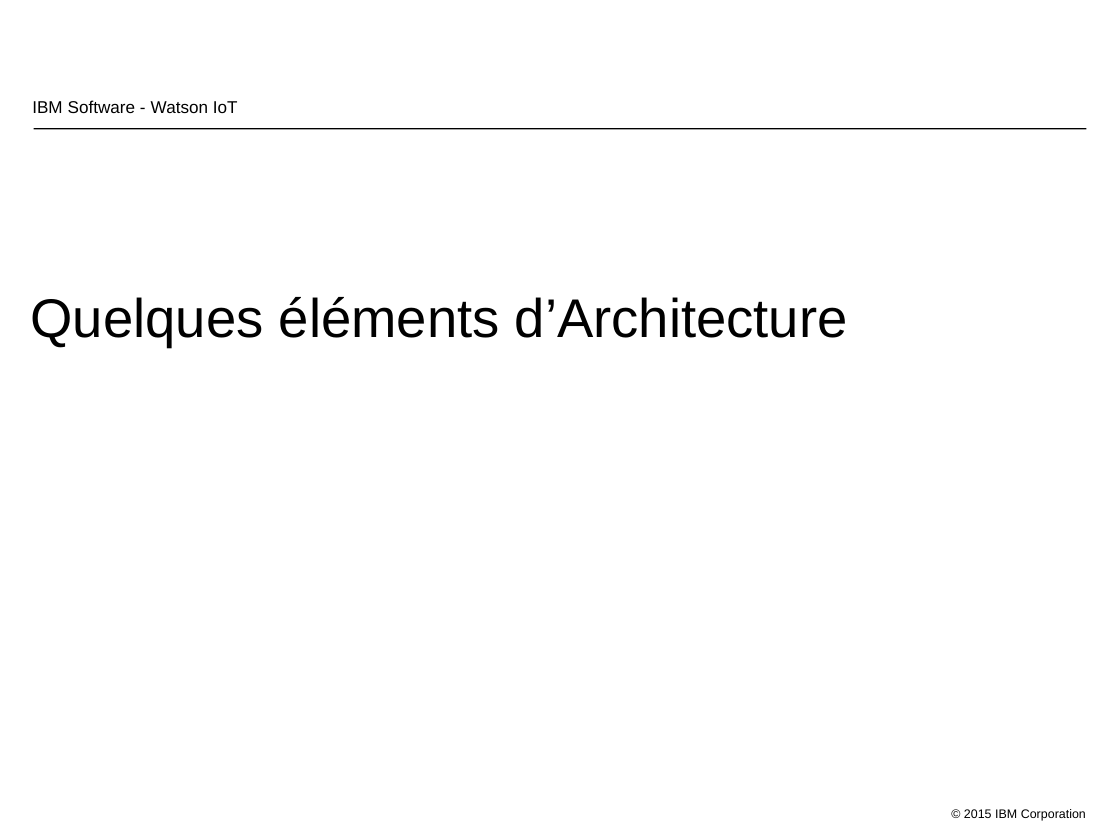
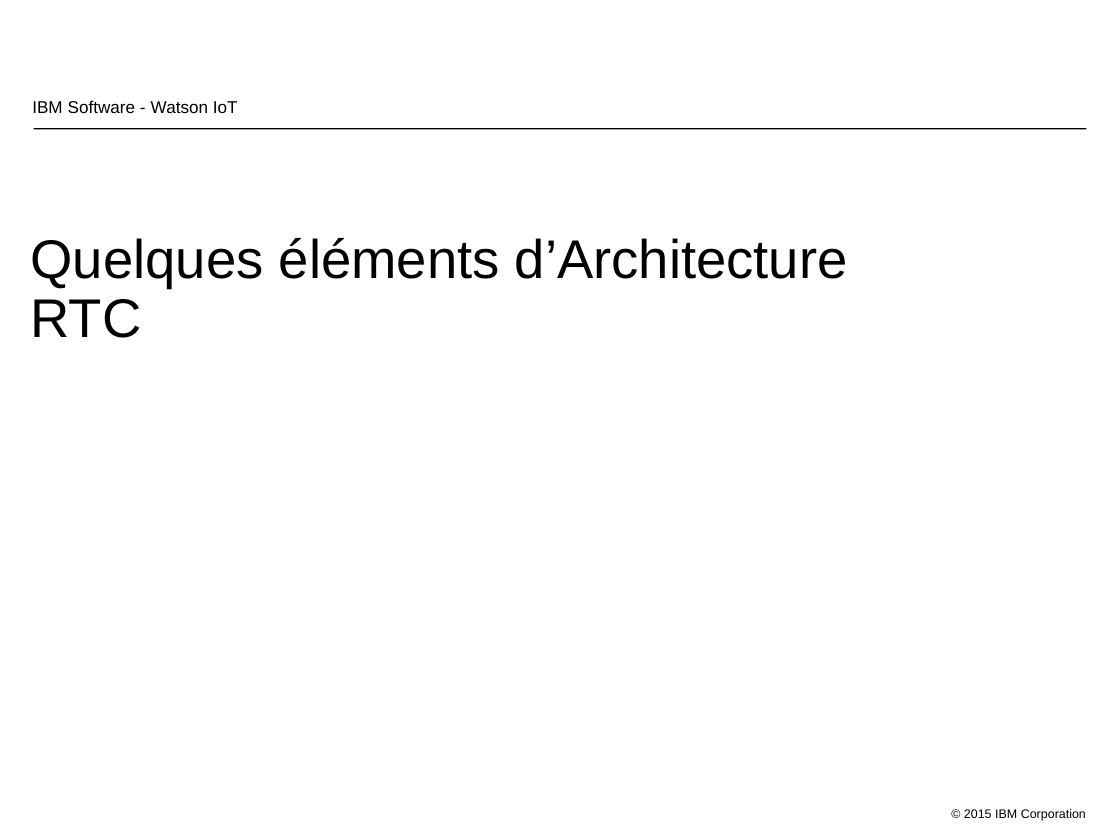
Before and after one commit to tmlahi/ABC, a slide deck: slide 1 of Alstom/Architecture.ppt. Drawn at 1120x840 pixels with LibreOffice and Linux fonts; fonts in the diff are those of the drawing; background and template pictures are left out. Boxes give left, top, right and bottom in pixels: in the first picture for what was removed or moved away, otherwise in the second. Text is boxed around its words. In the diff, an @@ line names an element or a change of style, - is before the commit and + after.

Commit message:
modif Architecture.ppt

```diff
--- a/Alstom/Architecture.ppt
+++ b/Alstom/Architecture.ppt
@@ title at [31, 238, 848, 338]: text changed @@
-Quelques éléments d’Architecture
+Quelques éléments d’Architecture
+RTC
```
